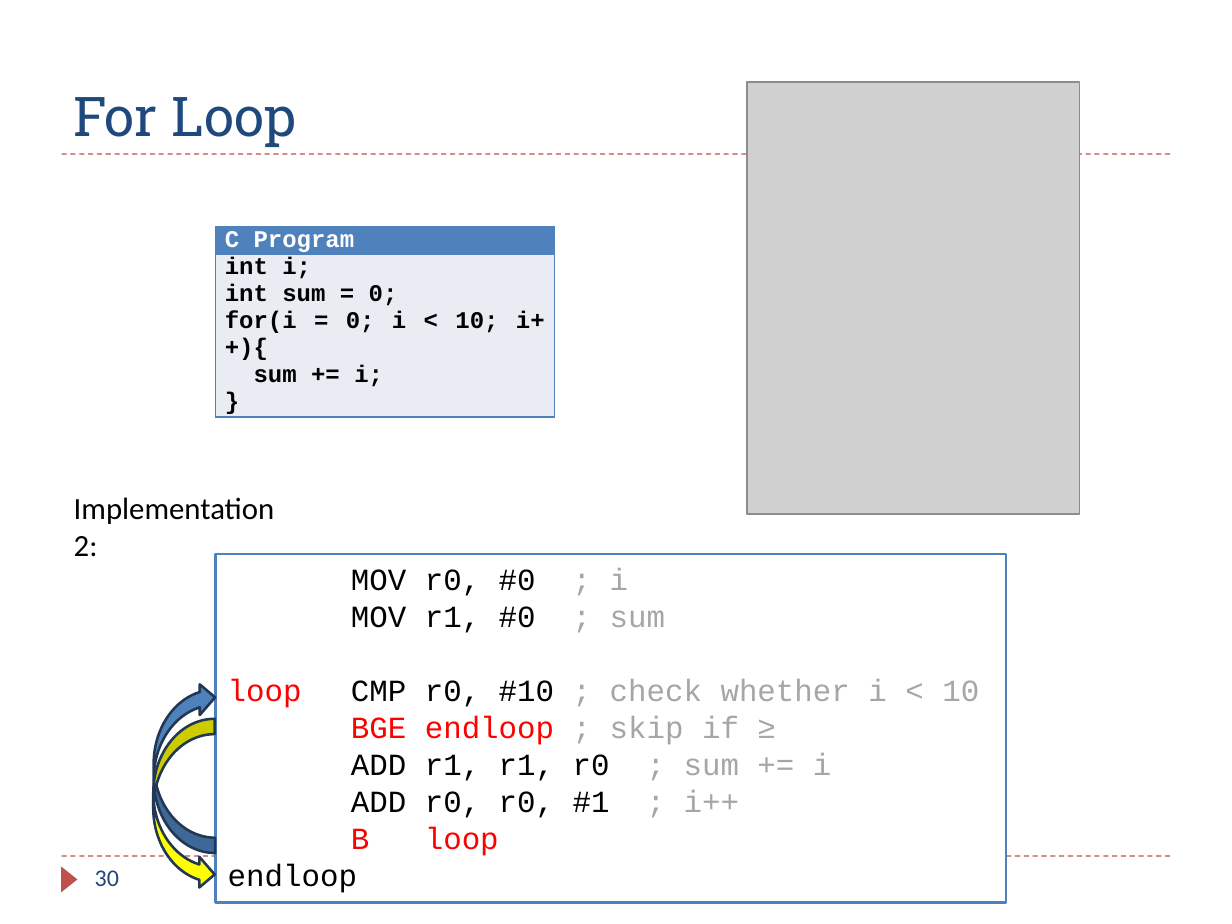
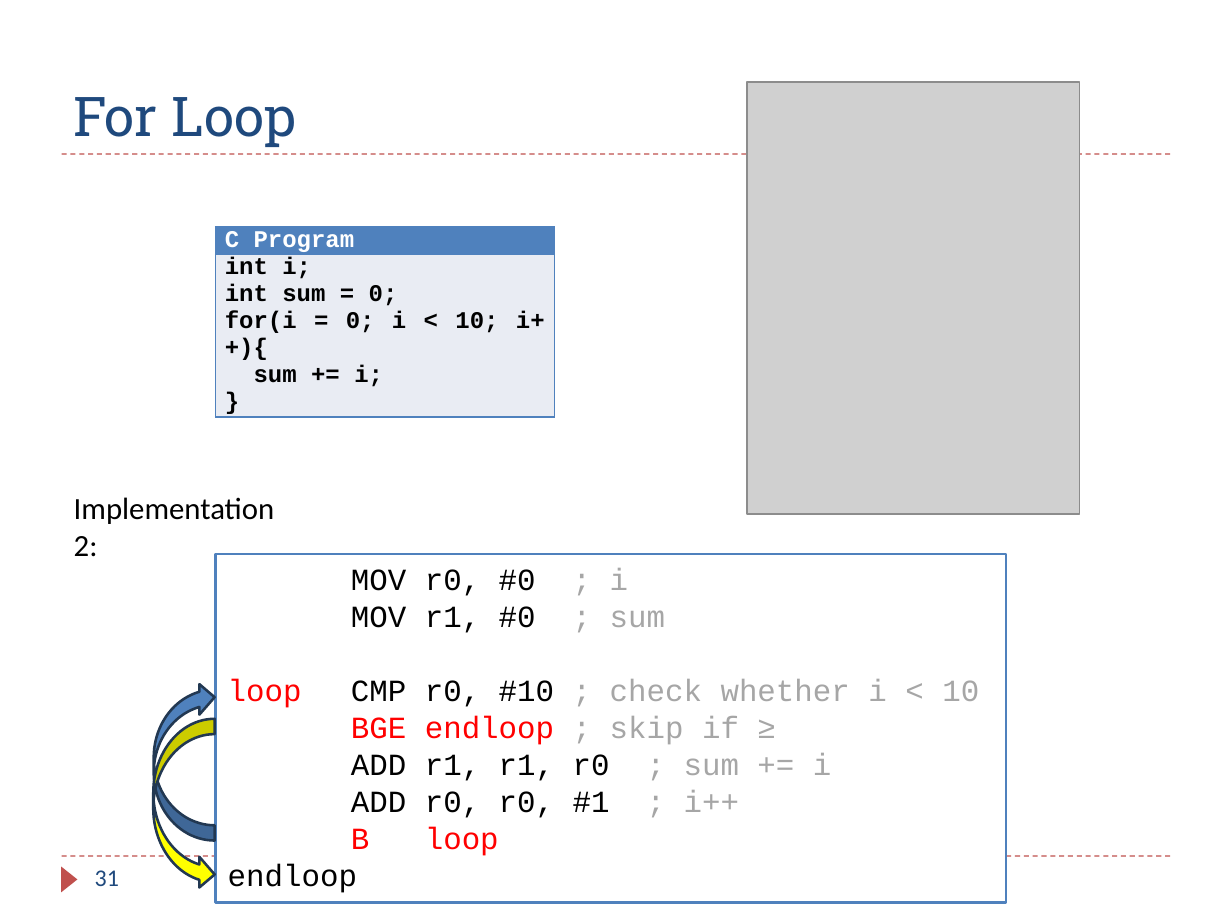
Before and after one commit to guhofstra/CSC111Fa25, a slide deck: slide 31 of PPTs/Ch6_ARM_Flow_Control.pptx (slide 30 before the commit). Drawn at 1232x924 pixels with LibreOffice and Linux fonts; fonts in the diff are those of the drawing; grey boxes stand for pictures. Boxes give left, top, right and bottom in pixels: in the first picture for what was removed or moved away, otherwise in the second. Text is boxed around its words. In the diff, an @@ line names an element or a change of style, - is before the commit and + after.

```diff
--- a/PPTs/Ch6_ARM_Flow_Control.pptx
+++ b/PPTs/Ch6_ARM_Flow_Control.pptx
@@ curved right arrow resized from (x1=154, y1=683, x2=216, y2=854) to (x1=154, y1=683, x2=214, y2=841) @@
@@ page number at (x1=95, y1=870, x2=119, y2=886): text changed @@
-30
+31
```
Also in this commit, not shown: 4 other slides changed, 1 slide added, 1 slide removed, 5 other files.
